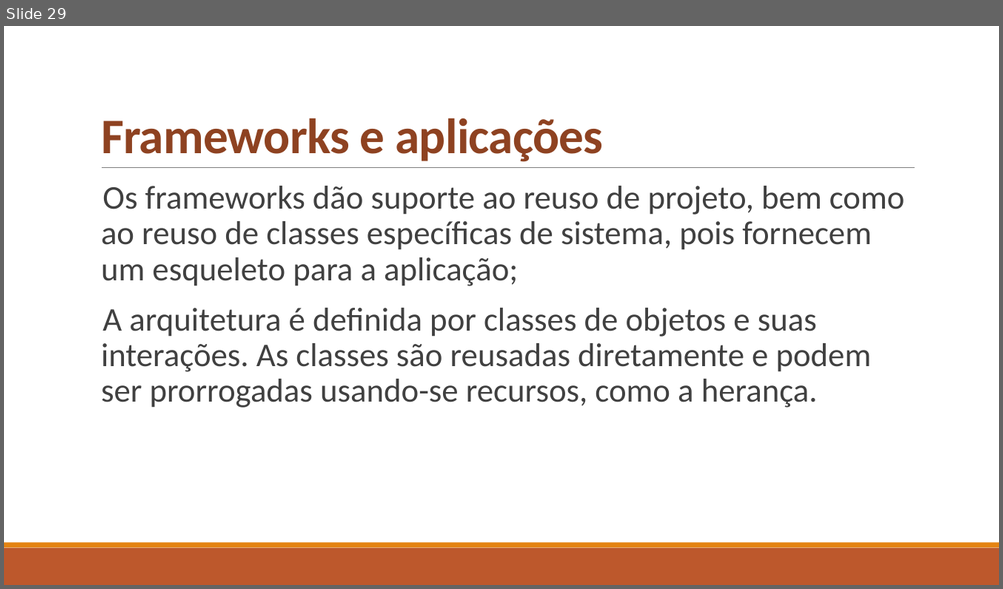
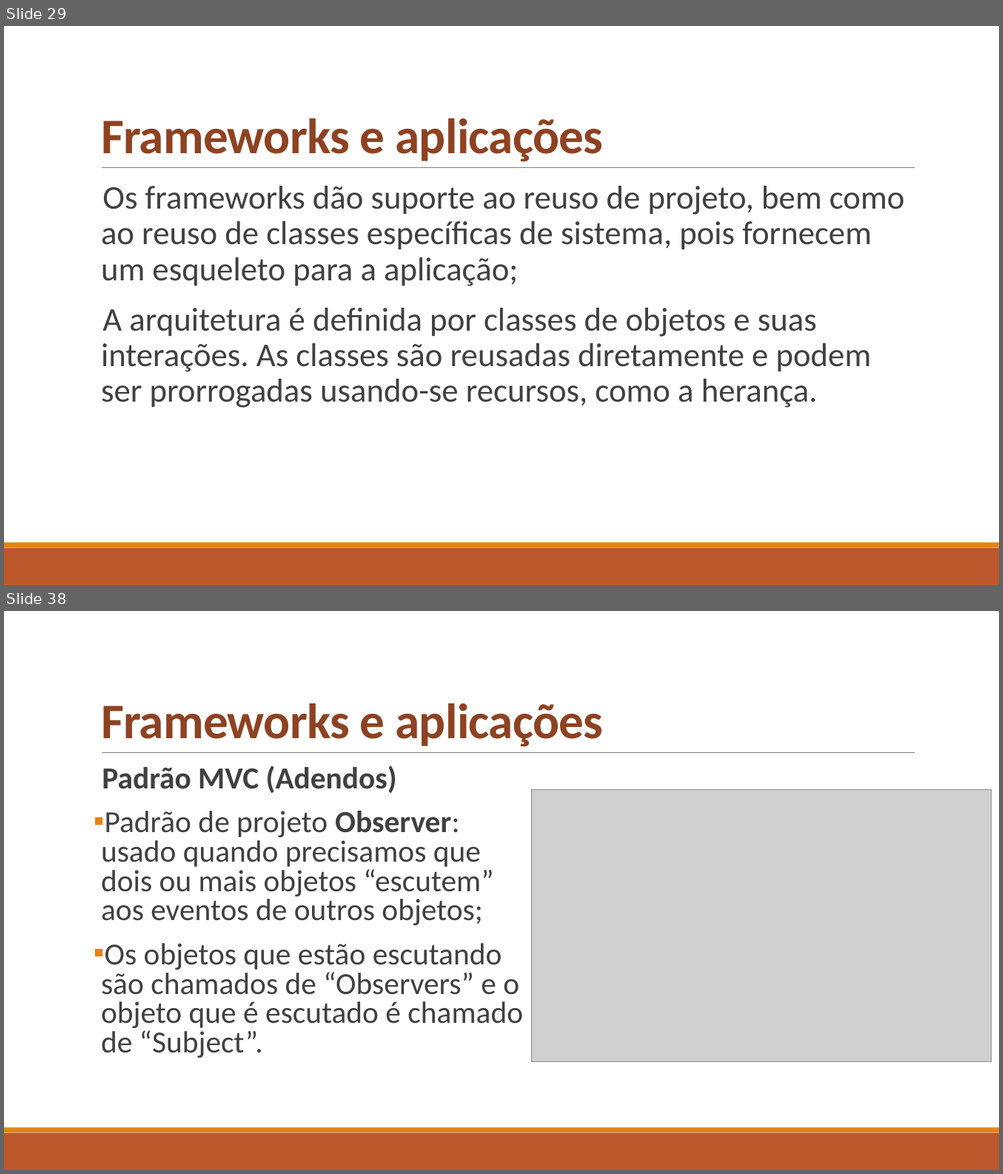
Before and after one commit to celsofurtado/reuso, a slide deck: Reuso de Software e Componentes.pptx. Shown one above the other, each under a label of ours: slide 29 before the commit, slides 29 and 38 after it; the slides between them are not shown. The pictures are 1003x589 and 1003x1174 pixels, drawn with LibreOffice and Linux fonts; fonts in the diff are those of the drawing; grey boxes stand for pictures. Boxes give left, top, right and bottom in pixels: in the first picture for what was removed or moved away, otherwise in the second. Text is boxed around its words. In the diff, an @@ line names an element or a change of style, - is before the commit and + after.

```diff
--- a/Reuso de Software e Componentes.pptx
+++ b/Reuso de Software e Componentes.pptx
@@ slide 38 added at [4,611,999,1170], background #FFFFFF; not listed: 3 template elements that a slide beside it also shows @@
@@ title added at [101,703,603,747], 48 pt, text #8E4221, bold @@
+Frameworks e aplicações
@@ text added at [101,766,523,1058], 29.6 pt, text #404040 @@
+  Padrão MVC (Adendos)
+▪ Padrão de projeto Observer: usado quando precisamos que dois ou mais objetos “escutem” aos eventos de outros objetos;
+▪ Os objetos que estão escutando são chamados de “Observers” e o objeto que é escutado é chamado de “Subject”.
@@ picture added at [531,789,991,1062] @@
```
Also in this commit, not shown: 62 other slides added.
